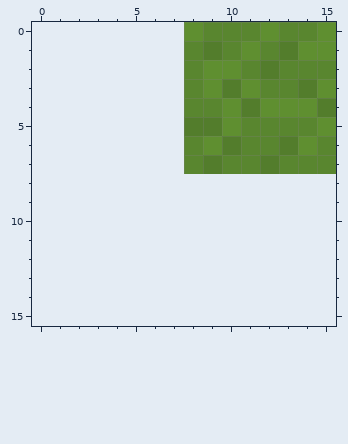
Two versions of one pixel-art file, Assets/Textures/Background/Grass.aseprite. This is how it looked before the edit.
8x8 pixels, 1 frame. The old version is drawn lined up with the new one, on the new canvas.
The result:
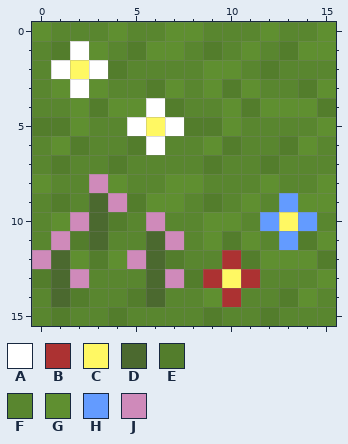
Palette (. is transparent): A #ffffff  B #ac3232  C #fff863  D #4b692f  E #537d2c  F #59862f  G #5f8f30  H #639bff  J #cf8aba
Difference:
canvas 8x8 -> 16x16, the old top-left corner now at 8,0
@@ x 0..15 @@
- 0 ........GFFFGFFG
- 1 ........FEFGFEGG
- 2 ........FGGFEFFF
- 3 ........FGEGFFEG
- 4 ........FFGEGGGE
- 5 ........EEGFFFFG
- 6 ........FGEFFEGF
- 7 ........FEFFEFFF
- 8 ................
- 9 ................
-10 ................
-11 ................
-12 ................
-13 ................
-14 ................
-15 ................
+ 0 GFFFGFFGGFFFGFFG
+ 1 FEAGFEGGFEFGFEGG
+ 2 FACAEFFFFGGFEFFF
+ 3 FGAGFFEGFGEGFFEG
+ 4 FFGEGGAEFFGEGGGE
+ 5 EEGFFACAEEGFFFFG
+ 6 FGEFFEAFFGEFFEGF
+ 7 FEFFEFFFFEFFEFFF
+ 8 GFFJGFFGGFFFGFFG
+ 9 FEFDJEGGFEFGFHGG
+10 FGJDEFJFFGGFHCHF
+11 FJEDFFDJFGEGFHEG
+12 JDGEGJDEFFBEGGGE
+13 EDJFFFDJEBCBFFFG
+14 FDEFFEDFFGBFFEGF
+15 FEFFEFFFFEFFEFFF
Where, in picture pixels (left, top, right, bottom), the same in both pictures:
added: (32, 22, 336, 326)
